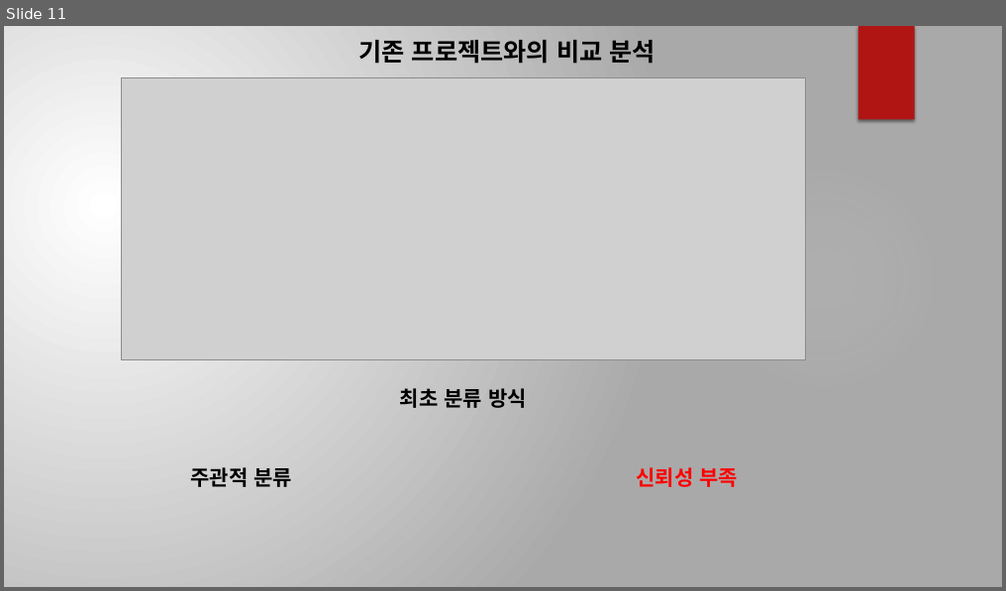
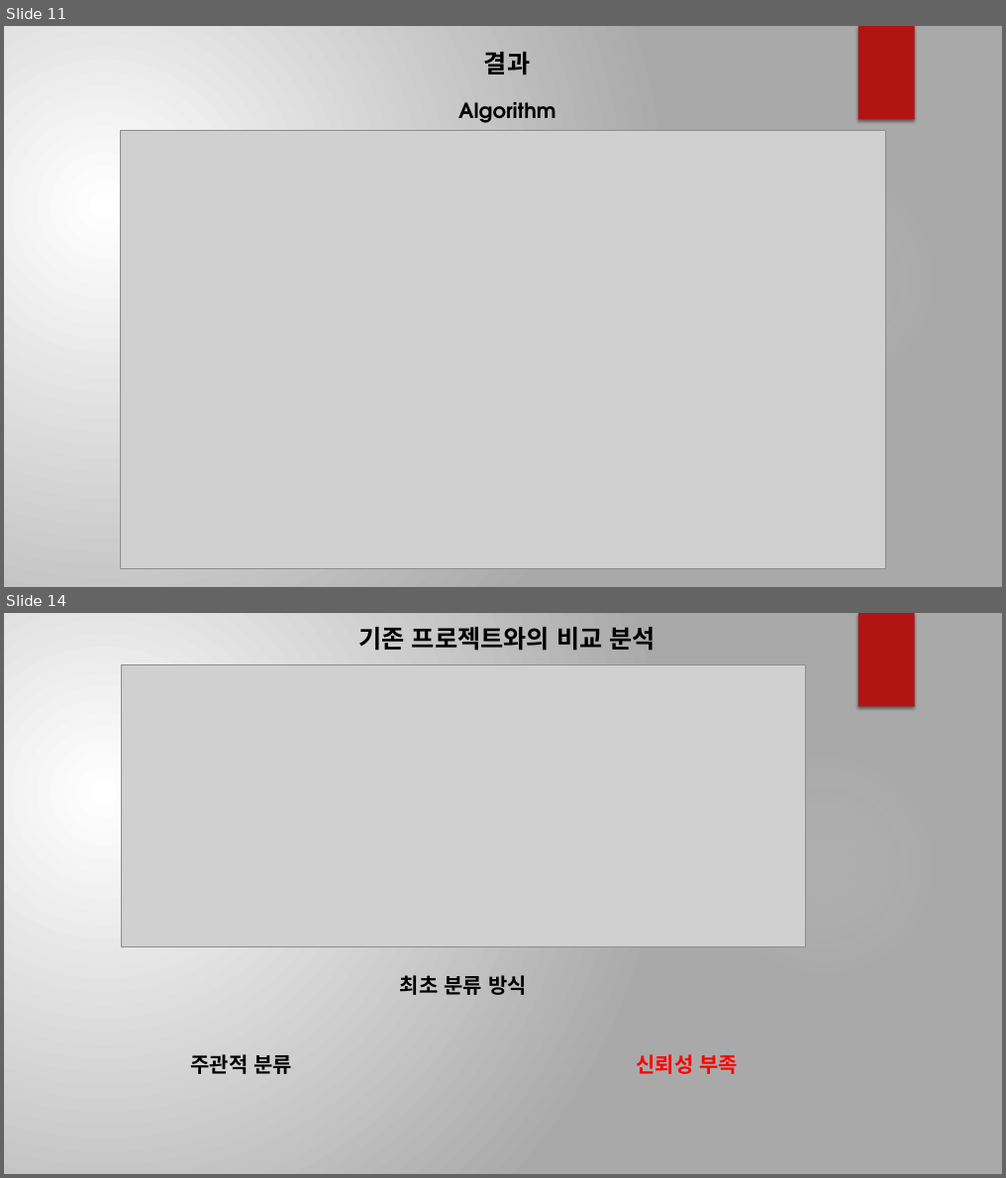
Before and after one commit to SeongGeunLee/Reason, a slide deck: 프로젝트 발표.pptx. Shown one above the other, each under a label of ours: slide 11 before the commit, slides 11 and 14 after it; the slides between them are not shown. The pictures are 1006x591 and 1006x1178 pixels, drawn with LibreOffice and Linux fonts; fonts in the diff are those of the drawing; grey boxes stand for pictures; background and template pictures are left out. Boxes give left, top, right and bottom in pixels: in the first picture for what was removed or moved away, otherwise in the second. Text is boxed around its words. In the diff, an @@ line names an element or a change of style, - is before the commit and + after.

```diff
--- a/프로젝트 발표.pptx
+++ b/프로젝트 발표.pptx
@@ slide 11 added at bbox=[4, 26, 1002, 587], background gradient #FFFFFF to #AAAAAA; not listed: 2 template elements that a slide beside it also shows @@
@@ subtitle added at bbox=[484, 52, 530, 76], 24 pt, text #000000, bold @@
+결과
@@ text added at bbox=[458, 102, 556, 123], 20 pt, text #000000, bold @@
+Algorithm
@@ picture added at bbox=[121, 130, 885, 569] @@
@@ what was slide 11 is now slide 14 @@
```
Also in this commit, not shown: 2 other slides added.
